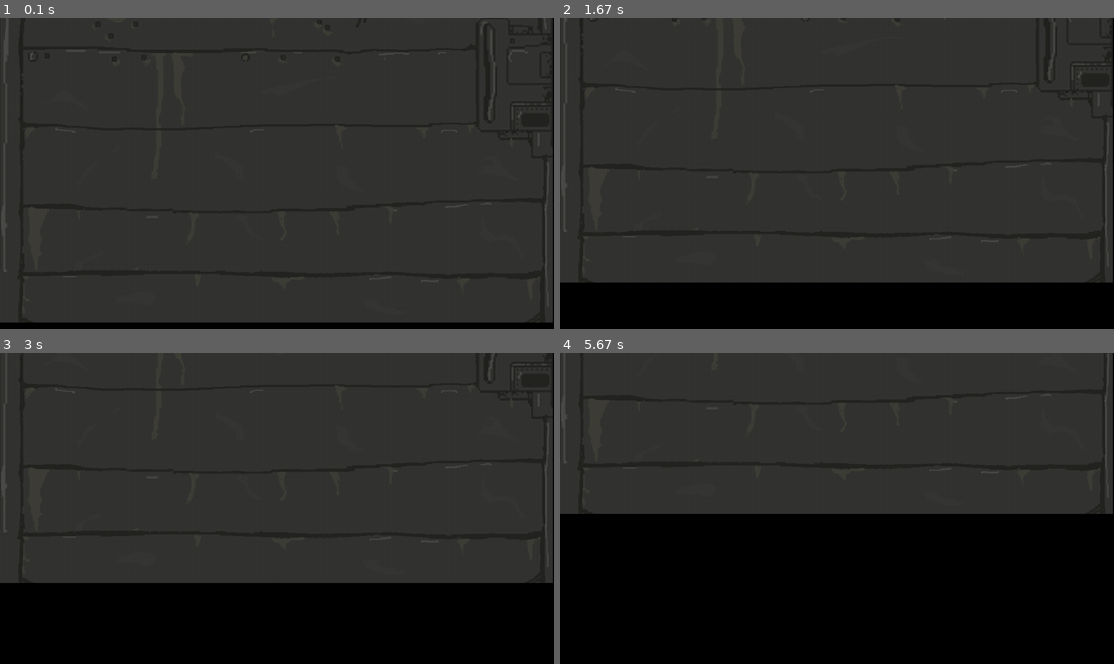
Above: before the commit, frames 1-4 (two rows, left to right).
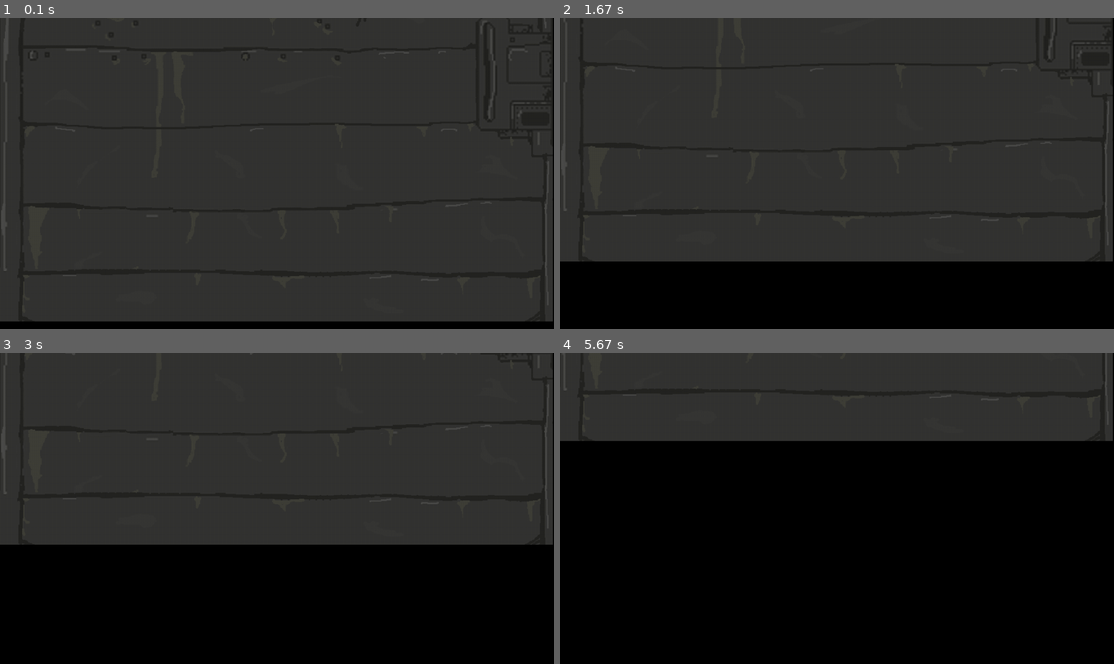
Above: after the commit, the same moments.

Repository: charles-kahlenberg/Bomb-defusal
Game: pygame game, started from pygameIntro.py
Two runs of this game, one before a commit and one after it. Both use one fixed random seed, a clock stepped at 60 frames per second and the inputs below.
Inputs:
- Up to frame 1 (0.1 s): no input
- Up to frame 2 (1.67 s): no input
- Up to frame 3 (3 s): no input
- Up to frame 4 (5.67 s): no input

The runs differ from the first frame. In frame 1, 0.3% of the frame differs, in the area x 0-100%, y 1-98%; in frame 2, 6.9%; in frame 3, 12%; in frame 4, 24%, in the area x 0-100%, y 0-52%.

Commit message:
Update pygameIntro.py

Diff:
--- a/pygameIntro.py
+++ b/pygameIntro.py
@@ -62,6 +62,7 @@
     final_message_done_time = None
     pygame.mixer.music.load("intro.mp3")
     pygame.mixer.music.set_volume(10.00)
+    talking = pygame.mixer.Channel
     started = False
     notplayed = True
 
@@ -70,6 +71,8 @@
     rect_color = (0, 0, 0)
     count = 0
     speed = 1
+    tcounter = 0
+
     doorup = False
     pon = False
     prev_btn = False
@@ -117,7 +120,7 @@
         screen.blit(rect_pos, dpos)
 
         if dpos.y > -600:
-            dpos.y -= 2
+            dpos.y -= 3
             started = True
         else:
             doorup = True
@@ -129,7 +132,7 @@
                 pygame.mixer.Sound.set_volume(sswitch, 1.0)
                 sswitch.play()
                 sswa = True
-            if count > 65:
+            if count > 55:
                 rect_surf.fill((0, 0, 0, 0))
             if count > 125:
                 pon = True
@@ -137,12 +140,21 @@
         if started and notplayed:
             notplayed = False
             pygame.mixer.music.play()
+        c1t = pygame.mixer.Sound("img_keys/C1Talking.mp3")
+        pygame.mixer.Sound.set_volume(c1t, 1.0)
 
         if pon:
             if counter < speed * len(message):
                 counter += 1
+                if tcounter == 0:
+                    c1t.play()
+                tcounter +=1
+                if tcounter > 20:
+                    tcounter == 0
             else:
                 done = True
+                tcounter = 0
+                pygame.mixer.stop()
 
                 if activem == len(messages) - 1:
                     if final_message_done_time is None:
